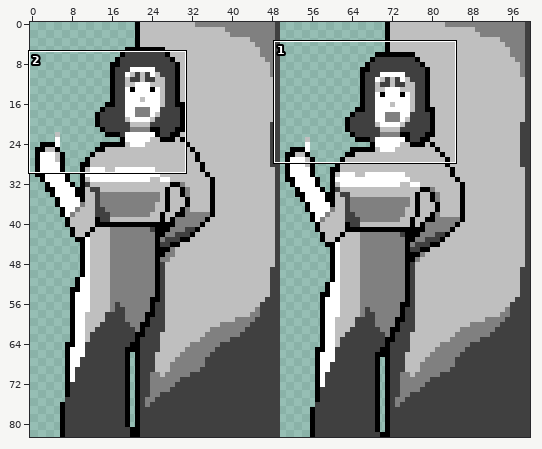
File history of a pixel-art file, Aseprite-Art/Woman-BW.aseprite. Above: a wide view before the commit, with the close-up outlined.
Close-up. Old version:
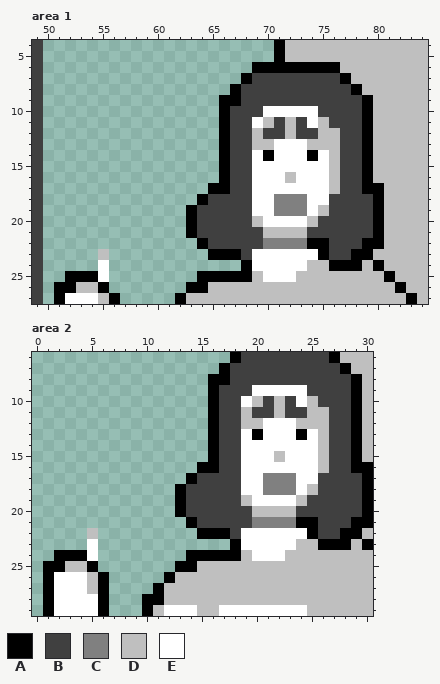
100x83 pixels, 1 frame. Shown: area 1: x 49..84, y 4..27; area 2: x 0..30, y 6..29. The commit also changed other parts of the picture, which this record leaves out.
Palette (. is transparent): A #000000  B #404040  C #808080  D #bfbfbf  E #ffffff
Pixels before, area 1, first column x 49:
 4 B.....................ADDDDDDDDDDDDD
 5 B.....................ADDDDDDDDDDDDD
 6 B...................AAAAAAAADDDDDDDD
 7 B..................ABBBBBBBBADDDDDDD
 8 B.................ABBBBBBBBBBADDDDDD
 9 B................AABBBBBBBBBBBADDDDD
10 B................ABBBEEEEEBBBBADDDDD
11 B................ABBEDBDBEDBBBADDDDD
12 B................ABBDBBDBBDDBBADDDDD
13 B................ABBDDEEEDDDBBADDDDD
14 B................ABBEAEEEAEDBBADDDDD
15 B................ABBEEEEEEEDBBADDDDD
16 B................ABBEEEDEEEDBBADDDDD
17 B...............AABBEEEEEEEDBBAADDDD
18 B..............ABBBBEECCCEEBBBBADDDD
19 B.............ABBBBBEECCCEDBBBBADDDD
20 B.............ABBBBBDEEEEDBBBBBADDDD
21 B.............ABBBBBBDDDDBBBBBBADDDD
22 B..............ABBBBBCCCCAABBBAADDDD
23 B.....D.........AAABEEEEEEABBAADDDDD
24 B.....E............AEEEEEDDAAADADDDD
25 B..AAAE........AAAAADEEEDDDDDDDDADDD
26 B.AADDA.......AADDDDDDDDDDDDDDDDDADD
27 B.AEEEDA.....ADDDDDDDDDDDDDDDDDDDDAD
Pixels before, area 2, first column x 1:
 6 .................ABBBBBBBBADDD
 7 ................ABBBBBBBBBBADD
 8 ...............AABBBBBBBBBBBAD
 9 ...............ABBBEEEEEBBBBAD
10 ...............ABBEDBDBEDBBBAD
11 ...............ABBDBBDBBDDBBAD
12 ...............ABBDDEEEDDDBBAD
13 ...............ABBEAEEEAEDBBAD
14 ...............ABBEEEEEEEDBBAD
15 ...............ABBEEEDEEEDBBAD
16 ..............AABBEEEEEEEDBBAA
17 .............ABBBBEECCCEEBBBBA
18 ............ABBBBBEECCCEDBBBBA
19 ............ABBBBBDEEEEDBBBBBA
20 ............ABBBBBBDDDDBBBBBBA
21 .............ABBBBBCCCCAABBBAA
22 ....D.........AAABEEEEEEABBAAD
23 ....E............AEEEEEDDAAADA
24 .AAAE........AAAAADEEEDDDDDDDD
25 AADDA.......AADDDDDDDDDDDDDDDD
26 AEEEDA.....ADDDDDDDDDDDDDDDDDD
27 AEEEDA....ADDDDDDDDDDDDDDDDDDD
28 AEEEEA...AADDDDDDDDDDDDDDDDDDD
29 AEEEEA...ADEEEDDEEEEEEEEDDDDDD
Now the later version:
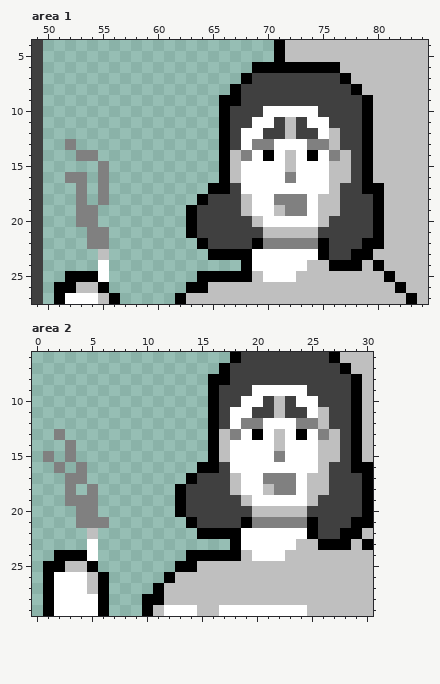
The edit:
Area 1:
y 11: x 70 D -> E; x 75 D -> E
y 12: x 68..69 BD -> EE; x 75 D -> E
y 13: x 52 . -> C; x 68..70 BDD -> ECC; x 74..75 DD -> CC
y 14: x 53..54 .. -> CC; x 67..68 BB -> DC; x 72 E -> D; x 76..77 DB -> CD
y 15: x 55 . -> C; x 67..68 BB -> DE; x 72 E -> D; x 77 B -> D
y 16: x 52..53 .. -> CC; x 55 . -> C; x 67..68 BB -> DE; x 72 D -> C; x 77 B -> D
y 17: x 53 . -> C; x 55 . -> C; x 68 B -> E
y 18: x 53 . -> C; x 55 . -> C; x 68 B -> D; x 75..76 EB -> DD
y 19: x 53..54 .. -> CC; x 68 B -> D; x 71 C -> D; x 76 B -> D
y 20: x 53..54 .. -> CC; x 74..75 DB -> ED
y 21: x 54..55 .. -> CC; x 74 B -> D
y 22: x 54..55 .. -> CC; x 69 B -> A; x 74 A -> C
y 23: x 68 B -> A
Area 2:
y 10: x 20 D -> E; x 25 D -> E
y 11: x 18..19 BD -> EE; x 25 D -> E
y 12: x 18..20 BDD -> ECC; x 24..25 DD -> CC
y 13: x 2 . -> C; x 17..18 BB -> DC; x 22 E -> D; x 26..27 DB -> CD
y 14: x 3 . -> C; x 17..18 BB -> DE; x 22 E -> D; x 27 B -> D
y 15: x 1 . -> C; x 3 . -> C; x 17..18 BB -> DE; x 22 D -> C; x 27 B -> D
y 16: x 2 . -> C; x 4 . -> C; x 18 B -> E
y 17: x 3..4 .. -> CC; x 18 B -> D; x 25..26 EB -> DD
y 18: x 3 . -> C; x 5 . -> C; x 18 B -> D; x 21 C -> D; x 26 B -> D
y 19: x 3..5 ... -> CCC; x 24..25 DB -> ED
y 20: x 4..5 .. -> CC; x 24 B -> D
y 21: x 4..6 ... -> CCC; x 19 B -> A; x 24 A -> C
y 22: x 18 B -> A
Pixel boxes of the changes (left, top, right, bottom) in both close-ups:
changed: (230, 117, 351, 260)
added: (65, 139, 109, 249)
changed: (219, 396, 340, 539)
added: (43, 429, 109, 528)
